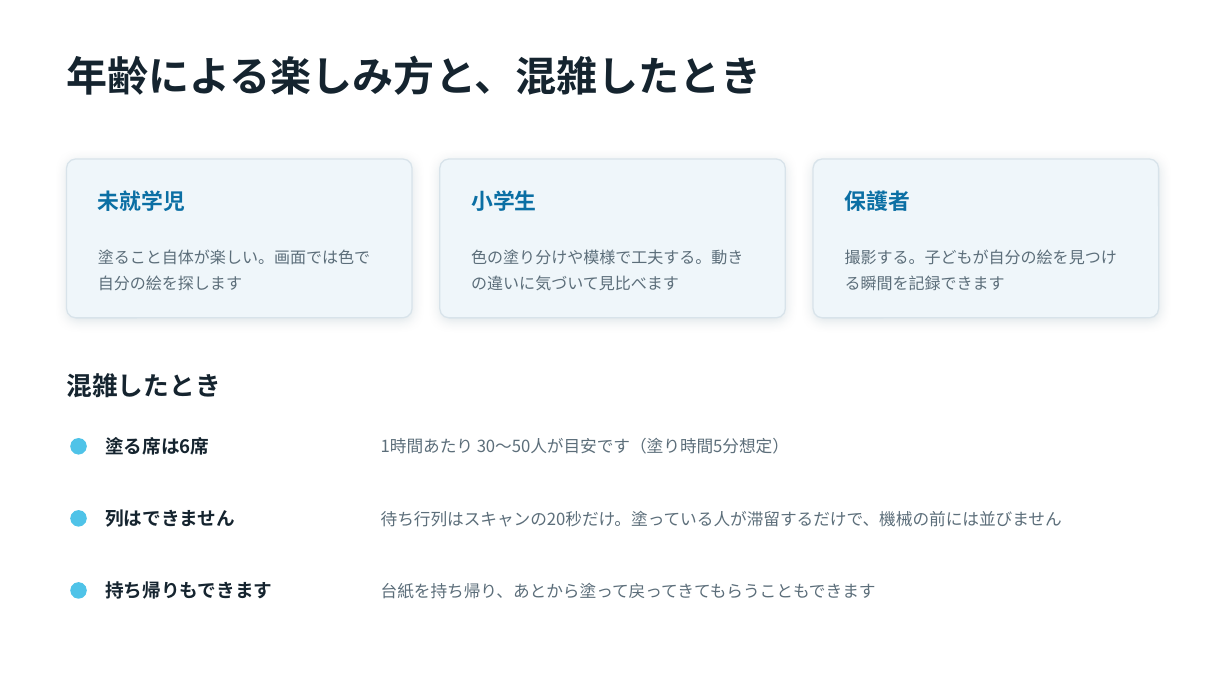
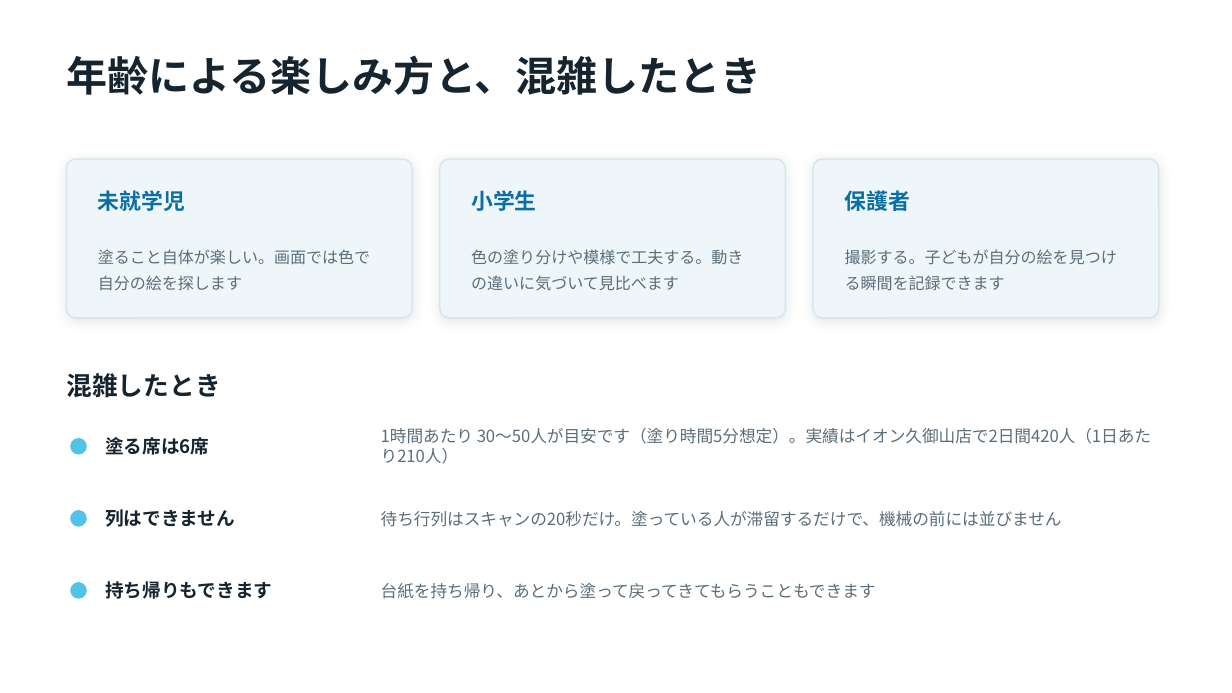
Before and after one commit to manakikido-jpg/PaintingsAquarium, a slide deck: slide 9 of docs/お絵かき水族館-企画書.pptx (slide 7 before the commit). Drawn at 1232x693 pixels with LibreOffice and Linux fonts; fonts in the diff are those of the drawing. Boxes give left, top, right and bottom in pixels: in the first picture for what was removed or moved away, otherwise in the second. Text is boxed around its words. In the diff, an @@ line names an element or a change of style, - is before the commit and + after.

```diff
--- a/docs/お絵かき水族館-企画書.pptx
+++ b/docs/お絵かき水族館-企画書.pptx
@@ text at bbox=[381, 428, 1151, 444]: text changed @@
-1時間あたり 30〜50人が目安です（塗り時間5分想定）
+1時間あたり 30〜50人が目安です（塗り時間5分想定）。実績はイオン久御山店で2日間420人（1日あたり210人）
```
Also in this commit, not shown: 8 other slides changed, 2 slides added, 6 other files.
